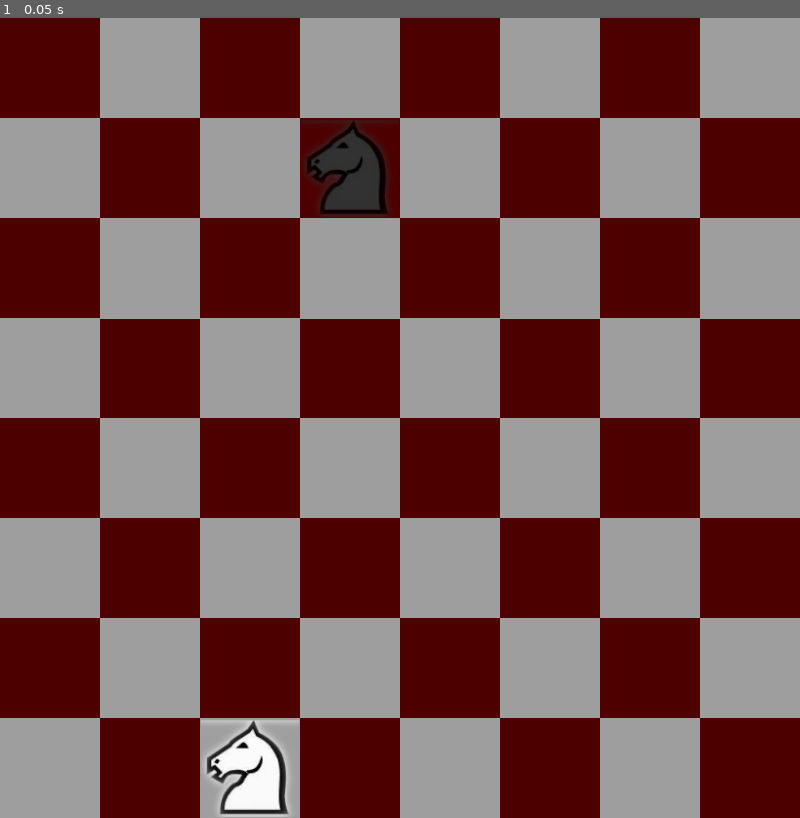
Above: before the commit, frame 1.
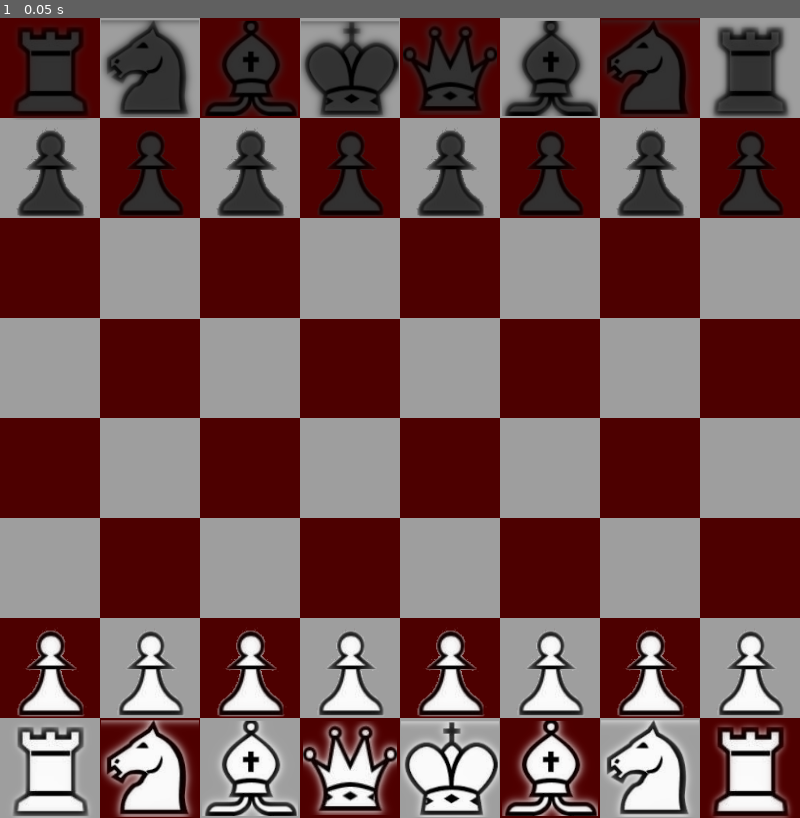
Above: after the commit, the same moment.

Repository: Laks0/Ajedrez-godot
Game: Godot game, scene res://scenes/Game.tscn
Two runs of this game, one before a commit and one after it. Both use one fixed random seed, a clock stepped at 60 frames per second and the inputs below. The engine's default icon, where the game draws it, is replaced by a stand-in: a white triangle on a blue panel in a dark square.
Inputs:
- Up to frame 1 (0.05 s): no input

The runs differ from the first frame. In frame 1, 22% of the frame differs, in the area x 1-99%, y 0-100%.

Commit message:
Posicion inicial

Diff:
--- a/scenes/Game.tscn
+++ b/scenes/Game.tscn
@@ -1,8 +1,13 @@
-[gd_scene load_steps=4 format=2]
+[gd_scene load_steps=9 format=2]
 
 [ext_resource path="res://scripts/board.gd" type="Script" id=1]
 [ext_resource path="res://objects/Caballo.tscn" type="PackedScene" id=2]
 [ext_resource path="res://assets/Tablero.png" type="Texture" id=3]
+[ext_resource path="res://objects/Dama.tscn" type="PackedScene" id=4]
+[ext_resource path="res://objects/Peon.tscn" type="PackedScene" id=5]
+[ext_resource path="res://objects/Rey.tscn" type="PackedScene" id=6]
+[ext_resource path="res://objects/Alfil.tscn" type="PackedScene" id=7]
+[ext_resource path="res://objects/Torre.tscn" type="PackedScene" id=8]
 
 [node name="Game" type="Node2D"]
 
@@ -10,7 +15,12 @@
 cell_size = Vector2( 100, 100 )
 format = 1
 script = ExtResource( 1 )
-Piece = ExtResource( 2 )
+Peon = ExtResource( 5 )
+Caballo = ExtResource( 2 )
+Alfil = ExtResource( 7 )
+Dama = ExtResource( 4 )
+Rey = ExtResource( 6 )
+Torre = ExtResource( 8 )
 
 [node name="Sprite" type="Sprite" parent="."]
 z_index = -1
--- a/scripts/board.gd
+++ b/scripts/board.gd
@@ -1,6 +1,11 @@
 extends TileMap
 
-export (PackedScene) var Piece
+export (PackedScene) var Peon
+export (PackedScene) var Caballo
+export (PackedScene) var Alfil
+export (PackedScene) var Dama
+export (PackedScene) var Rey
+export (PackedScene) var Torre
 
 var grid = []
 
@@ -13,15 +18,7 @@
 			t.append(null)
 		grid.append(t)
 
-	var p = Piece.instance()
-	p.set_up(-1, Vector2(2,7))
-	add_child(p)
-	grid[2][7] = p
-
-	var p2 = Piece.instance()
-	p2.set_up(1, Vector2(3,1))
-	add_child(p2)
-	grid[3][1] = p2
+	inicial()
 
 func _process(delta):
 	var click = Input.is_action_just_released("Click")
@@ -32,6 +29,12 @@
 		if p != null: # Si se clickeó una casilla con una pieza
 			if p.team == turn: # Si es su turno
 				p.new_sel() # Seleccionarla
+
+func spawn_piece(piece, pos, team):
+	var p = piece.instance()
+	p.set_up(team, pos)
+	grid[pos.x][pos.y] = p
+	add_child(p)
 
 func move_piece(from, to):
 	var pfrom = grid[from.x][from.y]
@@ -54,3 +57,27 @@
 
 func inside_grid(vector):
 	return vector.x >= 0 and vector.x < 8 and vector.y >= 0 and vector.y < 8
+
+func inicial(): # Posicion inicial
+	# Peones
+	for x in range(0, 8):
+		spawn_piece(Peon, Vector2(x, 6), -1)
+		spawn_piece(Peon, Vector2(x, 1), 1)
+	# Torres
+	for x in range(0,2):
+		spawn_piece(Torre, Vector2(x * 7, 7), -1)
+		spawn_piece(Torre, Vector2(x * 7, 0), 1)
+	# Caballos
+	for x in range(0,2):
+		spawn_piece(Caballo, Vector2(1 + x * 5, 7), -1)
+		spawn_piece(Caballo, Vector2(1 + x * 5, 0), 1)
+	# Alfiles
+	for x in range(0,2):
+		spawn_piece(Alfil, Vector2(2 + x * 3, 7), -1)
+		spawn_piece(Alfil, Vector2(2 + x * 3, 0), 1)
+	# Damas
+	spawn_piece(Dama, Vector2(3, 7), -1)
+	spawn_piece(Dama, Vector2(4, 0), 1)
+	# Reyes
+	spawn_piece(Rey, Vector2(4, 7), -1)
+	spawn_piece(Rey, Vector2(3, 0), 1)
